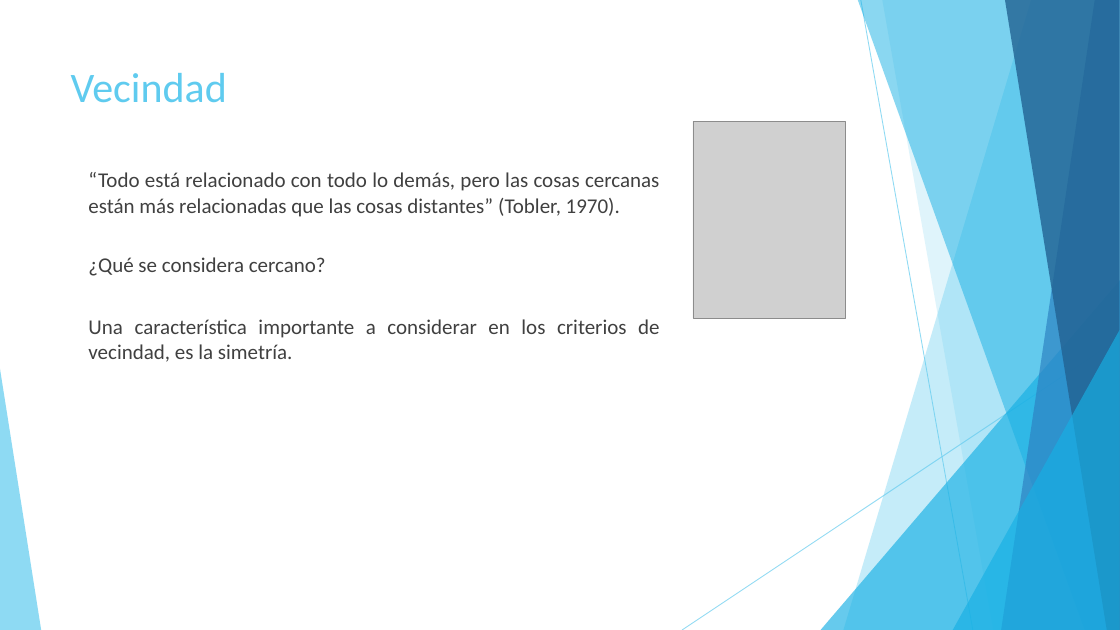
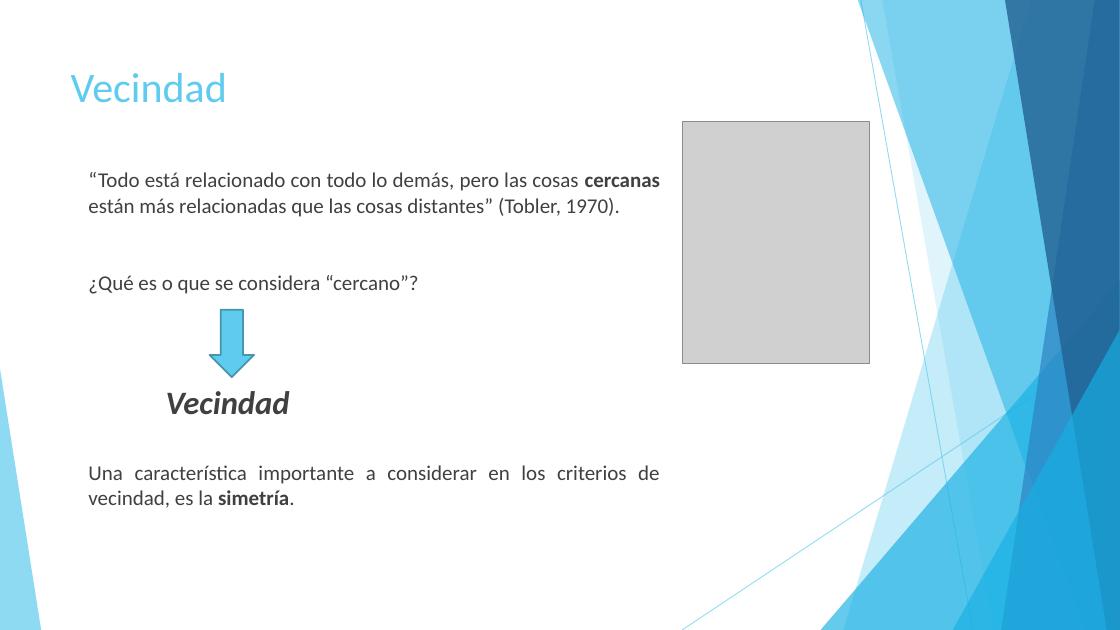
Before and after one commit to Seferra18/Tesina, a slide deck: slide 11 of ppt.pptx. Drawn at 1120x630 pixels with LibreOffice and Linux fonts; fonts in the diff are those of the drawing; grey boxes stand for pictures. Boxes give left, top, right and bottom in pixels: in the first picture for what was removed or moved away, otherwise in the second. Text is boxed around its words. In the diff, an @@ line names an element or a change of style, - is before the commit and + after.

```diff
--- a/ppt.pptx
+++ b/ppt.pptx
@@ picture: place and size @@
-picture at (693,121,845,318)
+picture at (682,121,870,363)
@@ text "“Todo está relacionado con todo ..." at (88,172,660,217): bold on in "cercanas" @@
@@ text at (88,275,418,294): text changed @@
-¿Qué se considera cercano?
+¿Qué es o que se considera “cercano”?
@@ down arrow added at (210,310,255,377), fill #5FCBEF, outline #4696B1 1.5 pt @@
@@ text added at (166,391,290,414), 28 pt, text #404040, bold, italic @@
+Vecindad
@@ text "Una característica importante a considerar ...": place and size @@
-text "Una característica importante a considerar ..." at (88,319,659,362)
+text "Una característica importante a considerar ..." at (88,465,659,508)
@@ text "Una característica importante a considerar ..." at (88,465,659,508): bold on in "simetría." @@
```
Also in this commit, not shown: 20 other slides changed, 8 slides added, 3 slides removed, 1 other file.
